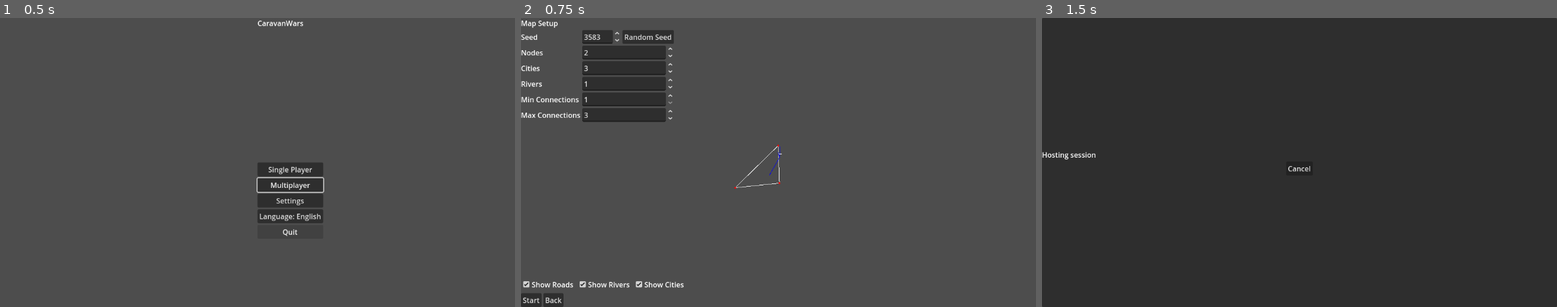
Above: before the commit, frames 1-3 (left to right).
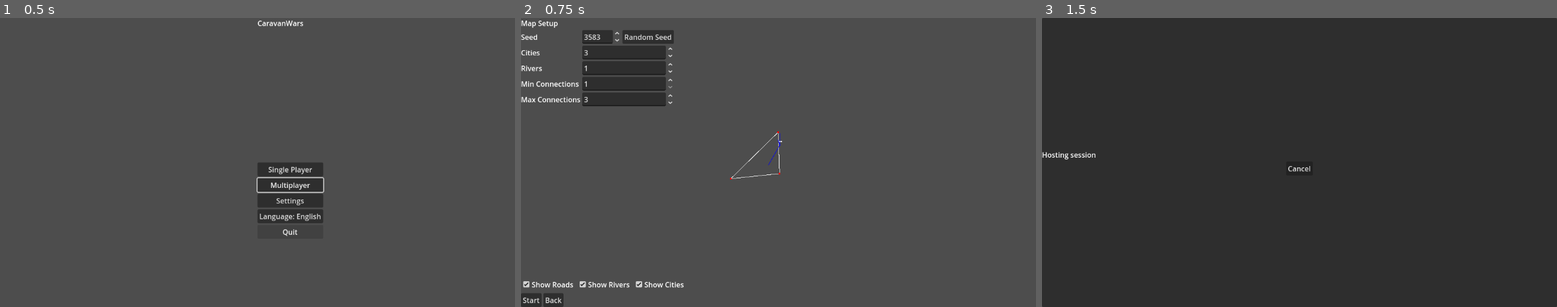
Above: after the commit, the same moments.

Repository: sepa79/CaravanWars
Game: Godot game, scene res://scenes/Main.tscn
Same seed, same stepped clock (60 frames per second), same inputs: the game is played once before the commit and once after it.
Inputs:
- Up to frame 1 (0.5 s): no input
- Up to frame 2 (0.75 s): click "Single Player" at 0.5 s
- Up to frame 3 (1.5 s): click "Start" at 1.25 s

Frame 1 is identical in both runs. In frame 2, 1.4% of the frame differs, in the area x 0-51%, y 11-60%; in frame 3, nothing differs.

Commit message:
refactor: remove node count from map setup

Diff:
--- a/game/i18n/en.cfg
+++ b/game/i18n/en.cfg
@@ -36,7 +36,6 @@
 setup.title="Map Setup"
 setup.seed="Seed"
 setup.random_seed="Random Seed"
-setup.nodes="Nodes"
 setup.cities="Cities"
 setup.rivers="Rivers"
 setup.min_connections="Min Connections"
--- a/game/i18n/pl.cfg
+++ b/game/i18n/pl.cfg
@@ -36,7 +36,6 @@
 setup.title="Ustawienia mapy"
 setup.seed="Ziarno"
 setup.random_seed="Losowe ziarno"
-setup.nodes="Węzły"
 setup.cities="Miasta"
 setup.rivers="Rzeki"
 setup.min_connections="Min. połączeń"
--- a/game/map/MapGenerator.gd
+++ b/game/map/MapGenerator.gd
@@ -4,7 +4,6 @@
 ## Parameter container for map generation.
 class MapGenParams:
     var rng_seed: int
-    var node_count: int
     var city_count: int
     var max_river_count: int
     var min_connections: int
@@ -12,14 +11,12 @@
 
     func _init(
         p_rng_seed: int = 0,
-        p_node_count: int = 2,
         p_city_count: int = 3,
         p_max_river_count: int = 1,
         p_min_connections: int = 1,
         p_max_connections: int = 3
     ) -> void:
         rng_seed = p_rng_seed if p_rng_seed != 0 else Time.get_ticks_msec()
-        node_count = p_node_count
         city_count = p_city_count
         max_river_count = p_max_river_count
         min_connections = p_min_connections
--- a/game/ui/MapSetupScreen.gd
+++ b/game/ui/MapSetupScreen.gd
@@ -6,8 +6,6 @@
 @onready var seed_label: Label = $VBox/Params/SeedLabel
 @onready var seed_spin: SpinBox = $VBox/Params/SeedRow/Seed
 @onready var random_seed_button: Button = $VBox/Params/SeedRow/RandomSeed
-@onready var nodes_label: Label = $VBox/Params/NodesLabel
-@onready var nodes_spin: SpinBox = $VBox/Params/Nodes
 @onready var cities_label: Label = $VBox/Params/CitiesLabel
 @onready var cities_spin: SpinBox = $VBox/Params/Cities
 @onready var rivers_label: Label = $VBox/Params/RiversLabel
@@ -42,7 +40,6 @@
     start_button.pressed.connect(_on_start_pressed)
     back_button.pressed.connect(_on_back_pressed)
     seed_spin.value_changed.connect(_on_params_changed)
-    nodes_spin.value_changed.connect(_on_params_changed)
     cities_spin.value_changed.connect(_on_params_changed)
     rivers_spin.value_changed.connect(_on_params_changed)
     min_connections_spin.value_changed.connect(_on_params_changed)
@@ -61,7 +58,6 @@
     title_label.text = I18N.t("setup.title")
     seed_label.text = I18N.t("setup.seed")
     random_seed_button.text = I18N.t("setup.random_seed")
-    nodes_label.text = I18N.t("setup.nodes")
     cities_label.text = I18N.t("setup.cities")
     rivers_label.text = I18N.t("setup.rivers")
     min_connections_label.text = I18N.t("setup.min_connections")
@@ -76,7 +72,6 @@
     start_button.disabled = true
     var params := MapGeneratorModule.MapGenParams.new(
         int(seed_spin.value),
-        int(nodes_spin.value),
         int(cities_spin.value),
         int(rivers_spin.value),
         int(min_connections_spin.value),
--- a/game/ui/MapSetupScreen.tscn
+++ b/game/ui/MapSetupScreen.tscn
@@ -29,14 +29,6 @@
 step = 1.0
 
 [node name="RandomSeed" type="Button" parent="VBox/Params/SeedRow"]
-
-[node name="NodesLabel" type="Label" parent="VBox/Params"]
-
-[node name="Nodes" type="SpinBox" parent="VBox/Params"]
-min_value = 1.0
-max_value = 10.0
-step = 1.0
-value = 2.0
 
 [node name="CitiesLabel" type="Label" parent="VBox/Params"]
 
Not shown, changed: CHANGELOG.md
Not shown, changed: docs/i18n/Strings_Catalog_P3_MapSetup.md
